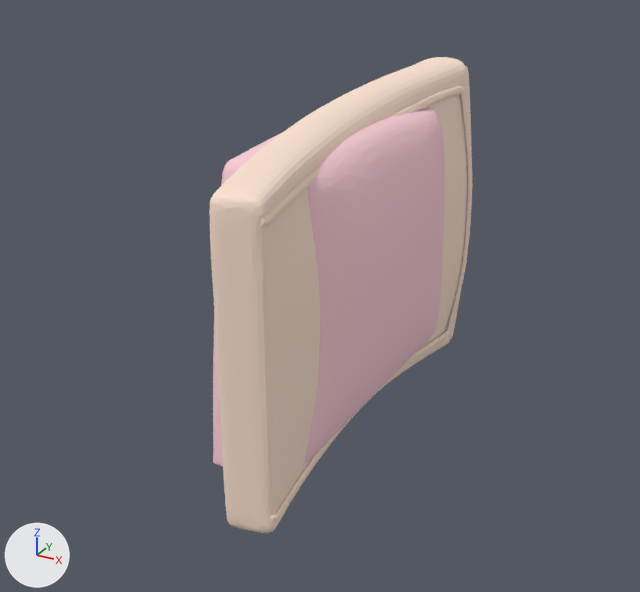
Two versions of the glTF model static/generation_img/0a9d96e62a5245a59f00a546c1e69a12/view_input_colored.glb, one commit apart.
Before and after are seen from a 50 mm camera at (0.474, -0.952, 0.433) aimed at (-0.118, 0.124, -0.105). The axes (+X, +Y, +Z) are drawn at lower left. The lights are the same throughout. The older version comes first. Where no turn or scale is listed for an object, it has been applied to the vertices.

Objects in the first picture: 'geometry_0', 'geometry_3'.
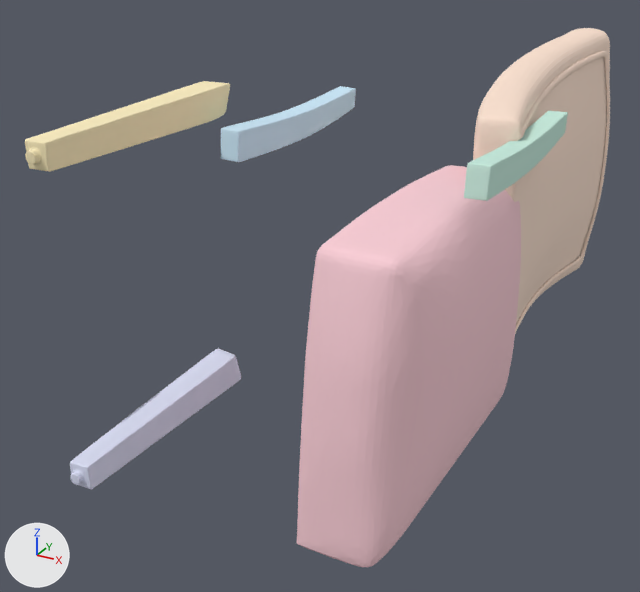
Location of each change, [x1, y1, x2, y2] in pixels of the pictures (640 x 592 px):
'geometry_0', moved
    before: [213, 108, 445, 467]
    after: [296, 165, 521, 567]
'geometry_3', moved
    before: [209, 57, 472, 533]
    after: [473, 28, 610, 334]
'geometry_4', moved (not visible before)
    after: [25, 81, 230, 172]
'geometry_2', moved (not visible before)
    after: [70, 349, 241, 489]
'geometry_5', moved (not visible before)
    after: [221, 86, 356, 162]
'geometry_1', moved (not visible before)
    after: [464, 111, 568, 201]

The change, as a list of edits to the scene's bpy script:
```text
Change me_geometry_5:
    used by ob_geometry_5; location = (0.166, -0.313, -0.105)
    remove me_geometry_5.from_pydata(...)  # 460 vertices, 916 faces; spans x -0.181..-0.152, y 0.143..0.484, z 0.082..0.128
    add me_geometry_5.from_pydata(...)  # 460 vertices, 916 faces; spans x -0.346..-0.317, y 0.281..0.622, z 0.233..0.279
    me_geometry_5 part 1: the whole mesh is moved by (-0.165, 0.138, 0.151)
Change me_geometry_4:
    used by ob_geometry_4; location = (0.243, 0.316, -0.194)
    remove me_geometry_4.from_pydata(...)  # 368 vertices, 724 faces; spans x -0.264..-0.222, y -0.485..-0.147, z 0.173..0.216
    add me_geometry_4.from_pydata(...)  # 368 vertices, 724 faces; spans x -0.487..-0.445, y -0.621..-0.282, z 0.37..0.413
    me_geometry_4 part 2: the whole mesh is moved by (-0.223, -0.135, 0.198)
Change me_geometry_3:
    used by ob_geometry_3; location = (-0.116, -0.205, -0.001)
    remove me_geometry_3.from_pydata(...)  # 2417 vertices, 4830 faces; spans x 0.058..0.176, y -0.108..0.518, z -0.231..0.232
    add me_geometry_3.from_pydata(...)  # 2417 vertices, 4830 faces; spans x 0.164..0.282, y 0.323..0.95, z -0.23..0.234
    me_geometry_3 part 3: the whole mesh is moved by (0.106, 0.432, 0.001)
Change me_geometry_2:
    used by ob_geometry_2; location = (0.24, 0.318, 0.197)
    remove me_geometry_2.from_pydata(...)  # 351 vertices, 690 faces; spans x -0.262..-0.219, y -0.487..-0.148, z -0.219..-0.175
    add me_geometry_2.from_pydata(...)  # 351 vertices, 690 faces; spans x -0.482..-0.44, y -0.628..-0.289, z -0.42..-0.376
    me_geometry_2 part 4: the whole mesh is moved by (-0.22, -0.141, -0.201)
Change me_geometry_1:
    used by ob_geometry_1; location = (-0.165, -0.314, -0.102)
    remove me_geometry_1.from_pydata(...)  # 466 vertices, 928 faces; spans x 0.151..0.18, y 0.143..0.484, z 0.078..0.125
    add me_geometry_1.from_pydata(...)  # 466 vertices, 928 faces; spans x 0.316..0.345, y 0.285..0.626, z 0.226..0.273
    me_geometry_1 part 5: the whole mesh is moved by (0.165, 0.141, 0.148)
Change me_geometry_0:
    used by ob_geometry_0; location = (0.068, 0.0, 0.098)
    remove me_geometry_0.from_pydata(...)  # 937 vertices, 1868 faces; spans x -0.142..0.005, y -0.233..0.233, z -0.291..0.095
    add me_geometry_0.from_pydata(...)  # 937 vertices, 1868 faces; spans x -0.029..0.119, y -0.231..0.235, z -0.368..0.018
    me_geometry_0 part 6: the whole mesh is moved by (0.113, 0.002, -0.078)
```
